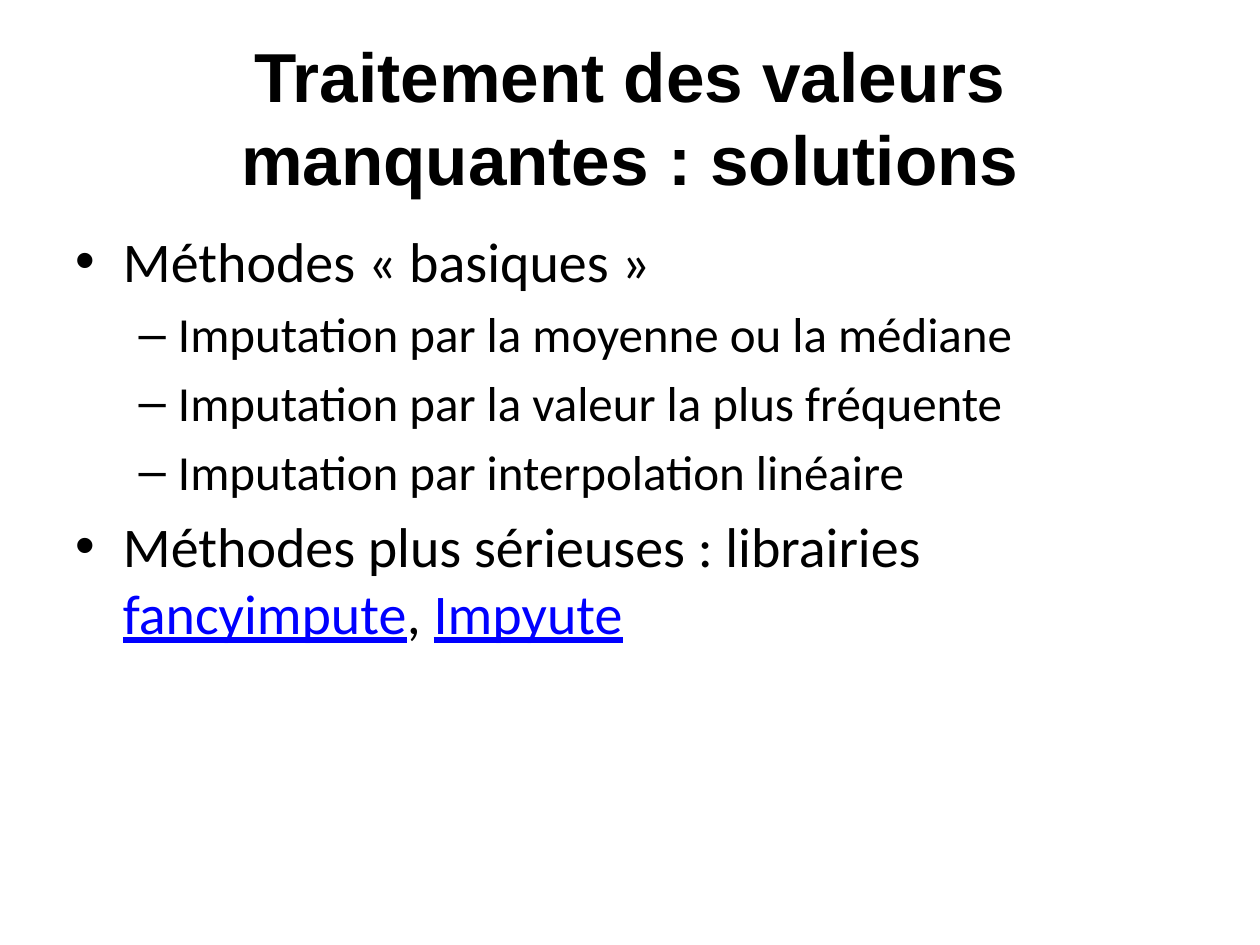
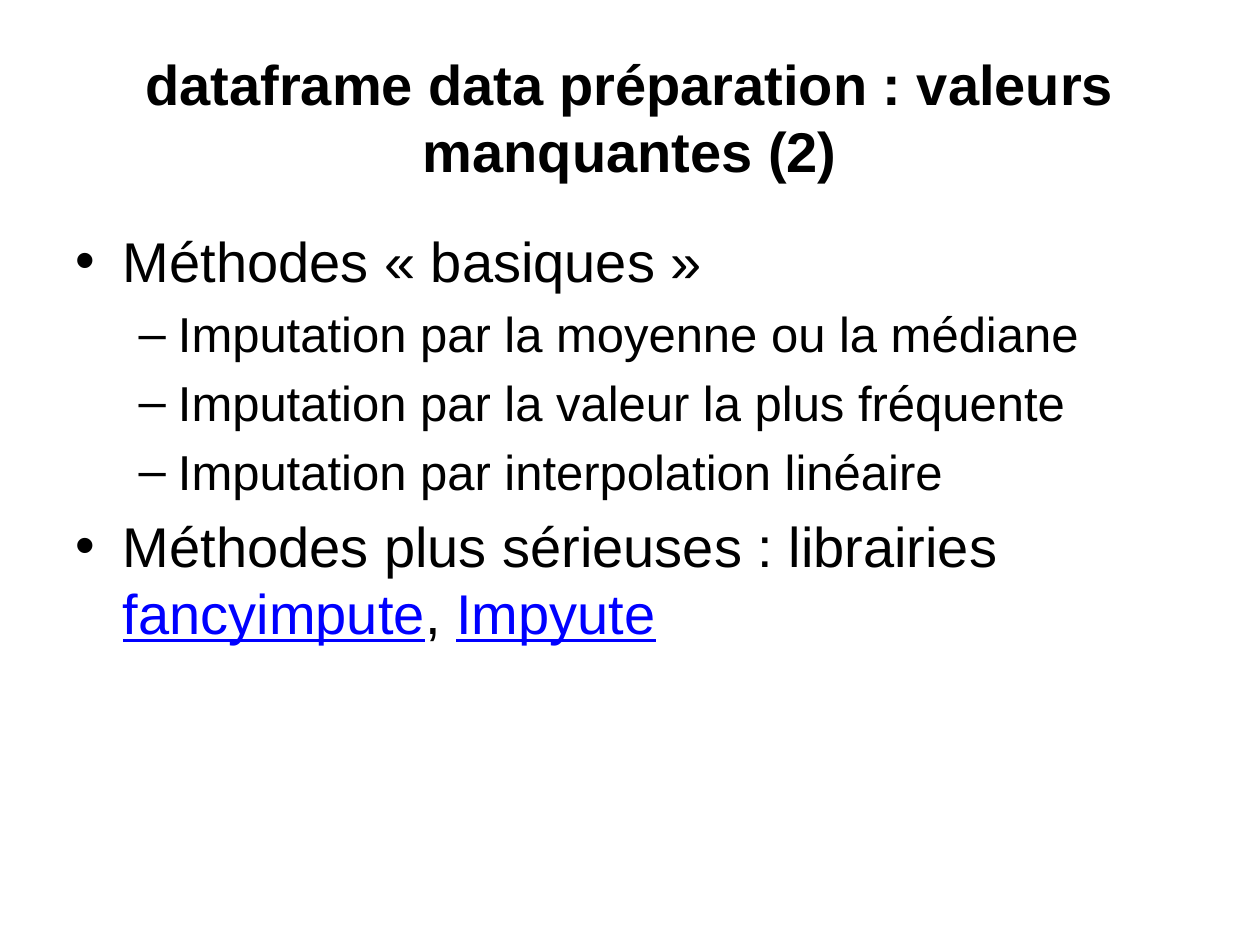
Before and after one commit to loicmidy/formation-python, a slide deck: slide 25 of formation python.pptx. Drawn at 1260x945 pixels with LibreOffice and Linux fonts; fonts in the diff are those of the drawing. Boxes give left, top, right and bottom in pixels: in the first picture for what was removed or moved away, otherwise in the second. Text is boxed around its words. In the diff, an @@ line names an element or a change of style, - is before the commit and + after.

```diff
--- a/formation python.pptx
+++ b/formation python.pptx
@@ title at bbox=[145, 64, 1113, 183]: text changed; size 39.6 to 32 pt @@
-Traitement des valeurs manquantes : solutions
+dataframe data préparation : valeurs manquantes (2)
@@ text "Méthodes « basiques »" at bbox=[123, 240, 1079, 645]: font Calibri to Arial @@
```
Also in this commit, not shown: 4 other slides changed, 6 other files.
